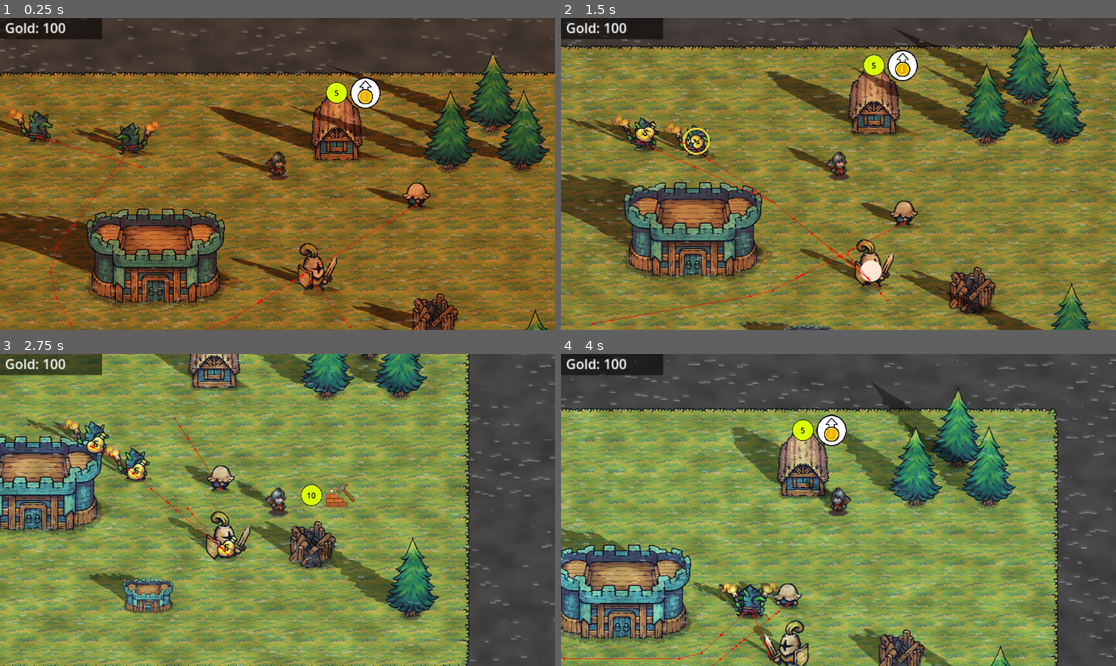
Above: before the commit, frames 1-4 (two rows, left to right).
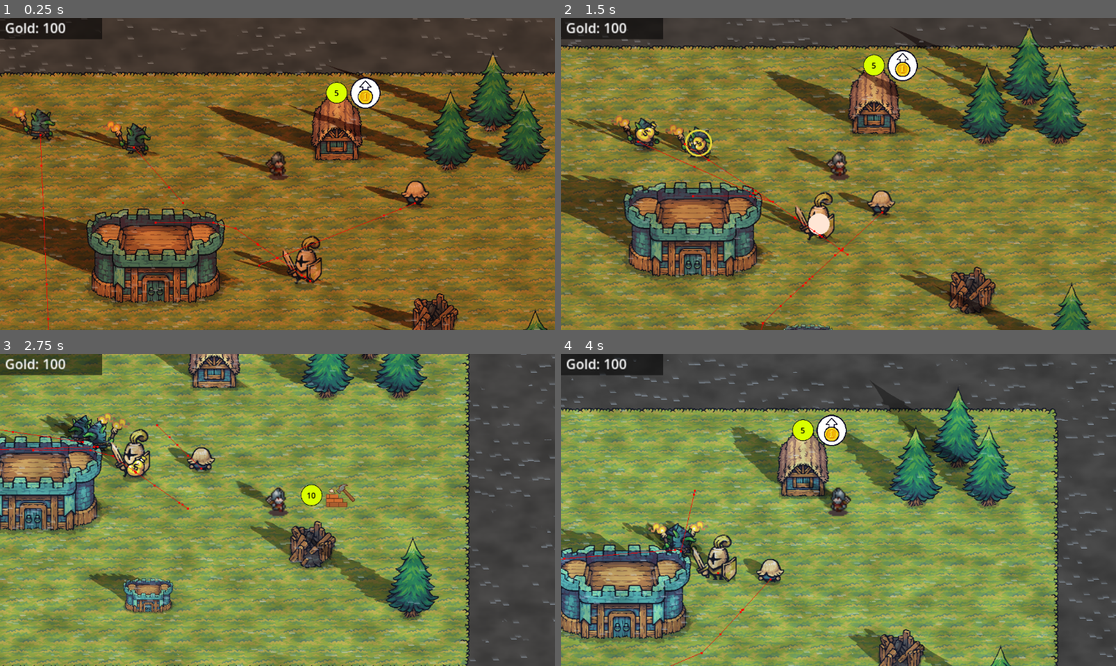
Above: after the commit, the same moments.

Repository: achotai2/battle-game-2D-proto
Game: Godot game, scene res://Scenes/main.tscn
Two runs of this game, one before a commit and one after it. Both use one fixed random seed, a clock stepped at 60 frames per second and the inputs below.
Inputs (mouse positions are in pixels of both pictures, inside the frame that each line leads up to):
- Up to frame 1 (0.25 s): no input
- Up to frame 2 (1.5 s): move the mouse to (960, 158) at 0.52 s; hold Right (move_right) 0.53-1.28 s; tap Ctrl (attack) at 0.6 s; move the mouse to (727, 189) at 1.27 s; hold S (move_down) from 1.28 s (still down); click (727, 189) at 1.35 s
- Up to frame 3 (2.75 s): move the mouse to (333, 441) at 2.02 s; release S (move_down) at 2.03 s; hold Right (move_right) from 2.03 s (still down); tap Space (interact) at 2.1 s
- Up to frame 4 (4 s): move the mouse to (810, 572) at 2.77 s; release Right (move_right) at 2.78 s; hold W (move_up) 2.78-3.53 s; tap Ctrl (attack) at 2.85 s; move the mouse to (1005, 556) at 3.52 s; hold A (move_left) from 3.53 s (still down); click (1005, 556) at 3.6 s

The runs differ from the first frame. In frame 1, 3.3% of the frame differs, in the area x 0-78%, y 28-100%; in frame 2, 3.9%; in frame 3, 3.9%; in frame 4, 4.5%, in the area x 0-45%, y 43-100%.

Commit message:
Restructuring movement. Agents spamming repaths.

Diff:
--- a/Scenes/Units/Player.tscn
+++ b/Scenes/Units/Player.tscn
@@ -55,6 +55,7 @@
 
 [node name="AgentMovement" type="Node" parent="." node_paths=PackedStringArray("agent", "animation")]
 script = ExtResource("5_5ixxa")
+can_meander = false
 agent = NodePath("..")
 animation = NodePath("../AgentAnimate")
 metadata/_custom_type_script = "uid://58qm17emnwvd"
--- a/Scenes/Units/lord.tscn
+++ b/Scenes/Units/lord.tscn
@@ -52,16 +52,9 @@
 [node name="AgentMovement" type="Node" parent="." node_paths=PackedStringArray("agent", "animation", "nav_agent")]
 script = ExtResource("4_24sip")
 max_speed = 200.0
-meander_speed = null
-can_meander = true
 agent = NodePath("..")
 animation = NodePath("../AgentAnimate")
 nav_agent = NodePath("../NavigationAgent2D")
-accel = null
-patrol_radius = null
-patrol_arrival_radius = null
-patrol_pause_seconds = null
-patrol_pick_attempts = null
 metadata/_custom_type_script = "uid://58qm17emnwvd"
 
 [node name="Health" type="Node" parent="."]
--- a/Scenes/Units/worker.tscn
+++ b/Scenes/Units/worker.tscn
@@ -51,7 +51,6 @@
 [node name="AgentMovement" type="Node" parent="." node_paths=PackedStringArray("agent", "animation", "nav_agent")]
 script = ExtResource("4_8gahr")
 max_speed = 200.0
-can_meander = true
 agent = NodePath("..")
 animation = NodePath("../AgentAnimate")
 nav_agent = NodePath("../NavigationAgent2D2")
--- a/Scripts/AgentNodes/agent_move.gd
+++ b/Scripts/AgentNodes/agent_move.gd
@@ -6,7 +6,7 @@
 @export_range(0, 500, 10) var max_speed: float = 300.0
 @export_range(0, 500, 10) var meander_speed: float = 50.0
 
-@export var can_meander: bool = false
+@export var can_meander: bool = true
 @export var agent: Node2D = null
 @export var animation: AgentAnimate = null
 
@@ -14,7 +14,7 @@
 @export var nav_agent: NavigationAgent2D
 
 # --- Repath tuning ---
-@export_range(0.05, 2.0, 0.05) var repath_interval: float = 2.0
+@export_range(0.05, 20.0, 0.05) var repath_interval: float = 2.0
 @export_range(1.0, 200.0, 1.0) var target_repath_distance: float = 250.0
 
 # --- Stuck detection ---
@@ -30,7 +30,8 @@
 # --- Patrol / meander ---
 @export var assigned_castle: Node2D
 @export_range(0.0, 2000.0, 10.0) var patrol_radius: float = 500.0
-@export_range(0.0, 200.0, 1.0) var patrol_arrival_radius: float = 24.0
+@export_range(0.0, 200.0, 1.0) var patrol_arrival_radius: float = 50.0
+@export_range(0.0, 200.0, 1.0) var path_desired_distance: float = 50.0
 @export_range(0.0, 10.0, 0.1) var patrol_pause_seconds: float = 0.5
 @export_range(1, 20, 1) var patrol_pick_attempts: int = 8
 
@@ -42,13 +43,12 @@
 var _last_my_pos: Vector2 = Vector2.ZERO
 var _stuck_accum: float = 0.0
 
-var _target_node: Node2D = null
+#var _target_node: Node2D = null
 var _target_pos: Vector2 = Vector2.ZERO
 var _last_target_pos: Vector2 = Vector2.ZERO
 
 var _current_velocity: Vector2 = Vector2.ZERO
-var _action_state: int = 0
-var _pf_velocity: Vector2 = Vector2.ZERO
+#var _pf_velocity: Vector2 = Vector2.ZERO
 var _last_anim_velocity: Vector2 = Vector2(INF, INF)
 
 enum OrderType { NONE, MEANDER, MOVE_TO_POS, CHASE_NODE, RAW_VELOCITY, PLAYER_DIRECTION, FROZEN }
@@ -67,8 +67,8 @@
 		return
 
 	nav_agent.avoidance_enabled = true
-	nav_agent.path_desired_distance = 20.0
-	nav_agent.target_desired_distance = 10.0
+	nav_agent.path_desired_distance = path_desired_distance
+	nav_agent.target_desired_distance = patrol_arrival_radius
 	nav_agent.velocity_computed.connect(_on_velocity_computed)
 	nav_agent.navigation_finished.connect(_on_nav_finished)
 
@@ -88,6 +88,7 @@
 # --- Public control API ---
 
 func tick(delta: float) -> void:
+	print(get_parent().name, ", ", _order_type)
 	if is_frozen():
 		move_with_velocity(Vector2.ZERO, delta)
 		return
@@ -167,12 +168,12 @@
 		if patrol_pause_seconds > 0.0:
 			_patrol_pause_timer.start(patrol_pause_seconds)
 		else:
-			_pick_new_patrol_point(true)
+			_pick_new_patrol_point()
 
 
 func _on_patrol_pause_timeout() -> void:
 	if _order_type == OrderType.MEANDER:
-		_pick_new_patrol_point(true)
+		_pick_new_patrol_point()
 
 
 # Convenience: direction in (unit or not)
@@ -217,16 +218,18 @@
 
 
 func _start_self_meander() -> void:
+	if not is_instance_valid(assigned_castle):
+		can_meander = false
 	_order_type = OrderType.MEANDER
 	_order_priority = 0
-	_pick_new_patrol_point(true)
+	_pick_new_patrol_point()
 
 
 func no_order_check() -> bool:
 	return _order_type == OrderType.NONE
 
 
-func _pick_new_patrol_point(force: bool) -> void:
+func _pick_new_patrol_point() -> void:
 	if _order_type != OrderType.MEANDER:
 		return
 	if not is_instance_valid(assigned_castle):
@@ -243,6 +246,8 @@
 		var angle := randf() * TAU
 		var r := sqrt(randf()) * patrol_radius
 		var candidate := center + Vector2(cos(angle), sin(angle)) * r
+		var map = nav_agent.get_navigation_map()
+		candidate = NavigationServer2D.map_get_closest_point(map, candidate)
 
 		# Basic sanity: avoid choosing basically the same target
 		# Bolt: Squared distance check (8^2 = 64)
@@ -406,7 +411,7 @@
 		_stuck_accum = 0.0
 		# push_warning("AgentMovement: Agent stuck at " + str(my_pos))
 		if _order_type == OrderType.MEANDER:
-			_pick_new_patrol_point(true)
+			_pick_new_patrol_point()
 		else:
 			_refresh_target_and_repath(true)
 
Not shown: 1 places in Scenes/Units/lord.tscn that only renumber resources
Not shown: 1 places in Scenes/Units/worker.tscn that only renumber resources
Not shown, removed: Scripts/AgentNodes/minion_pathfinding.gd.uid
Not shown, added: test_player_interactor_logic.gd.uid
